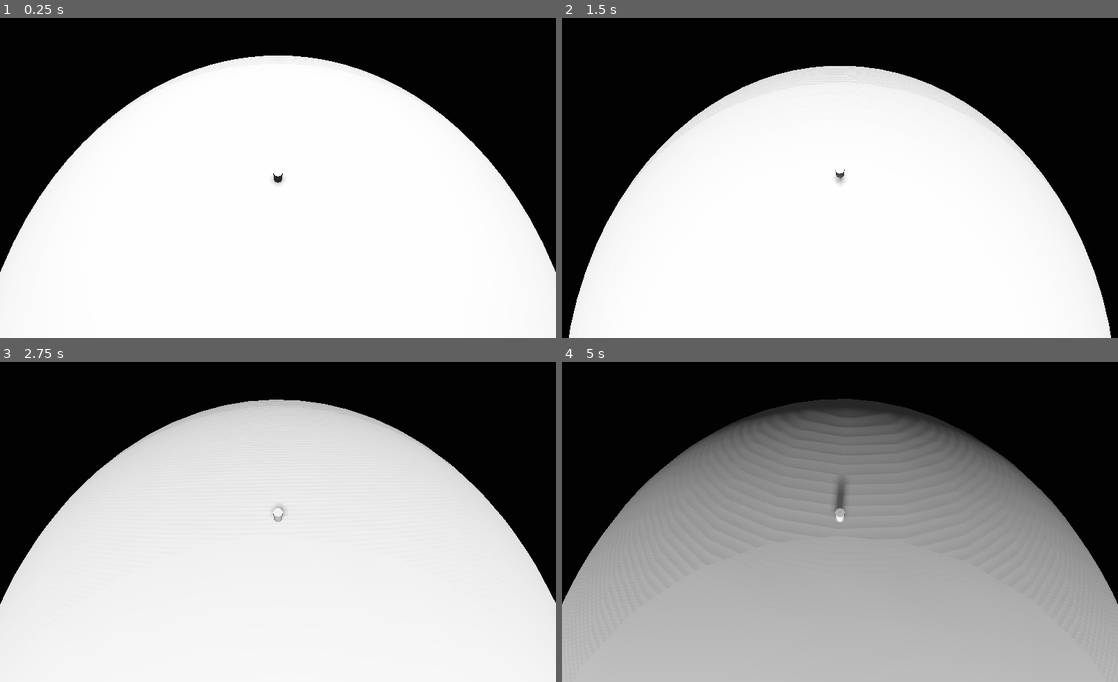
Above: before the commit, frames 1-4 (two rows, left to right).
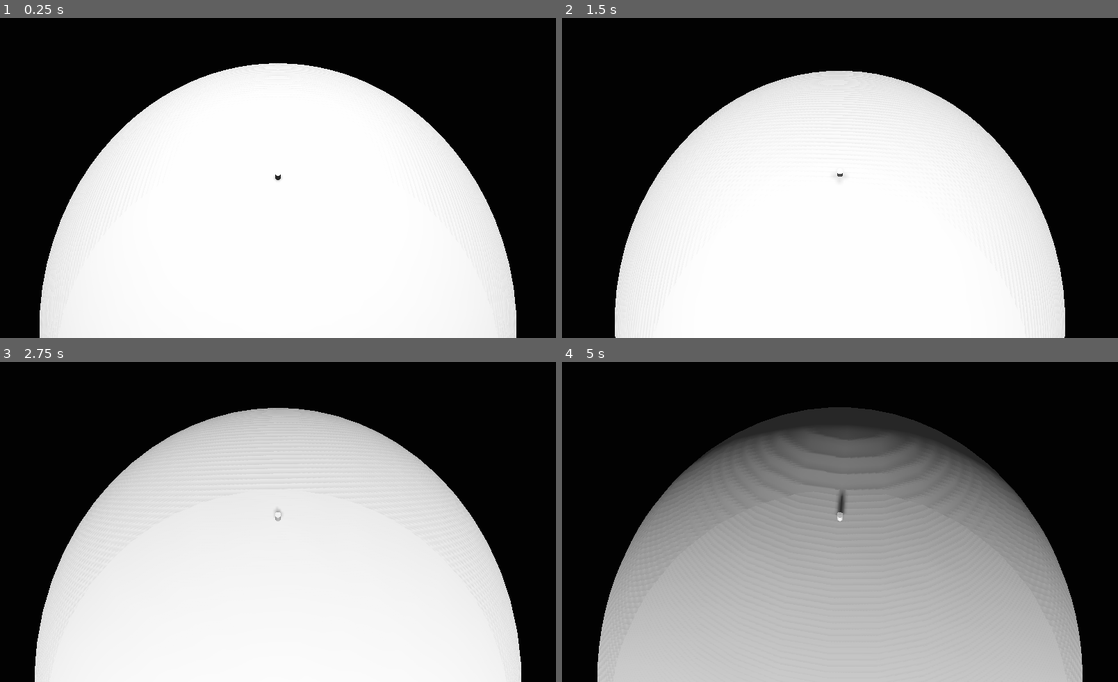
Above: after the commit, the same moments.

Repository: Ivorforce/Godot4-Custom-Gravity
Game: Godot game, scene res://scene/PlanetScene.tscn
The game is run twice, just before and just after one commit, with the same random seed, the same clock (stepped at 60 frames per second) and the same inputs.
Inputs (mouse positions are in pixels of both pictures, inside the frame that each line leads up to):
- Up to frame 1 (0.25 s): no input
- Up to frame 2 (1.5 s): move the mouse to (867, 174) at 0.52 s; hold W (forward) from 0.53 s (still down); tap Space (jump) at 0.77 s; move the mouse to (812, 178) at 1.27 s
- Up to frame 3 (2.75 s): keep holding W (forward); tap Space (jump) at 1.52 s; move the mouse to (289, 512) at 2.02 s
- Up to frame 4 (5 s): keep holding W (forward); move the mouse to (834, 525) at 2.77 s; tap Space (jump) at 3.02, 3.77, 4.52 s; move the mouse to (878, 522) at 3.52 s; move the mouse to (795, 515) at 4.27 s

The runs differ from the first frame. In frame 1, 11% of the frame differs, in the area x 0-100%, y 11-100%; in frame 2, 8.8%; in frame 3, 12%; in frame 4, 17%.

Commit message:
Change camera angle to get a better overview.

Diff:
--- a/player/Player.tscn
+++ b/player/Player.tscn
@@ -36,13 +36,13 @@
 script = ExtResource( 1 )
 
 [node name="CameraArm" type="SpringArm" parent="CameraAnchor"]
-spring_length = 10.0
+spring_length = 18.0
 margin = 0.2
 script = ExtResource( 2 )
 
 [node name="Camera" type="Camera" parent="CameraAnchor/CameraArm"]
 current = true
-fov = 90.0
+fov = 80.0
 far = 550.0
 
 [connection signal="area_entered" from="BalancePoint" to="BalancePoint" method="_on_BalancePoint_area_entered"]
